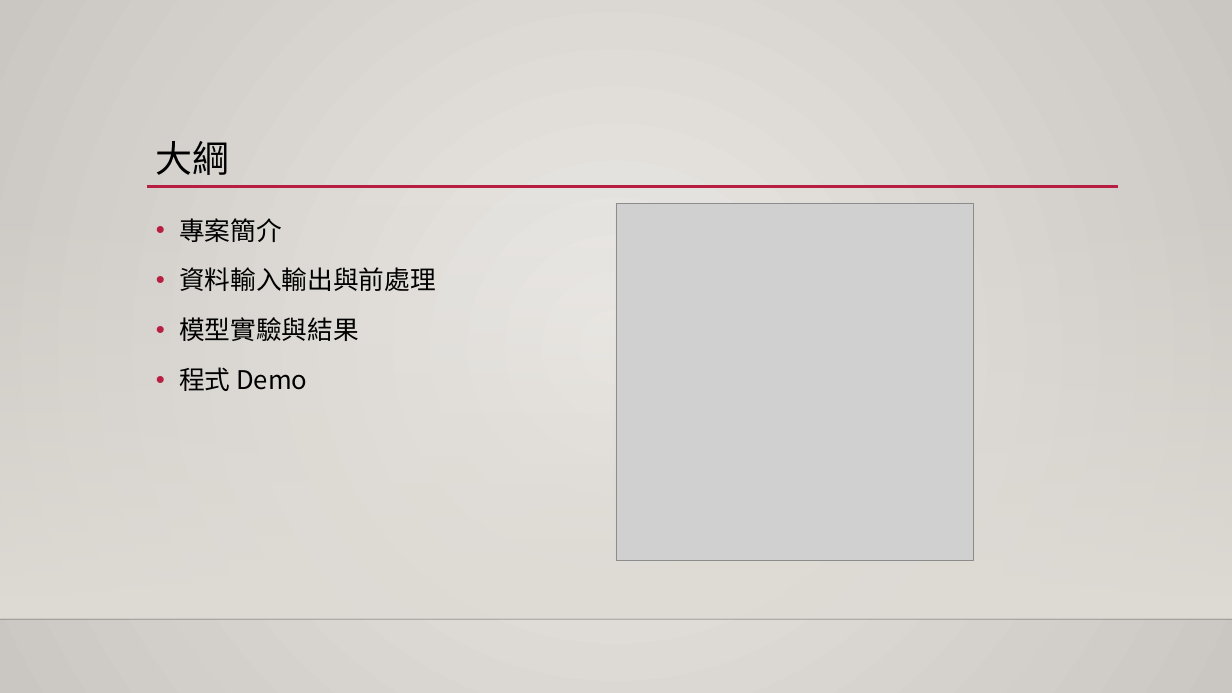
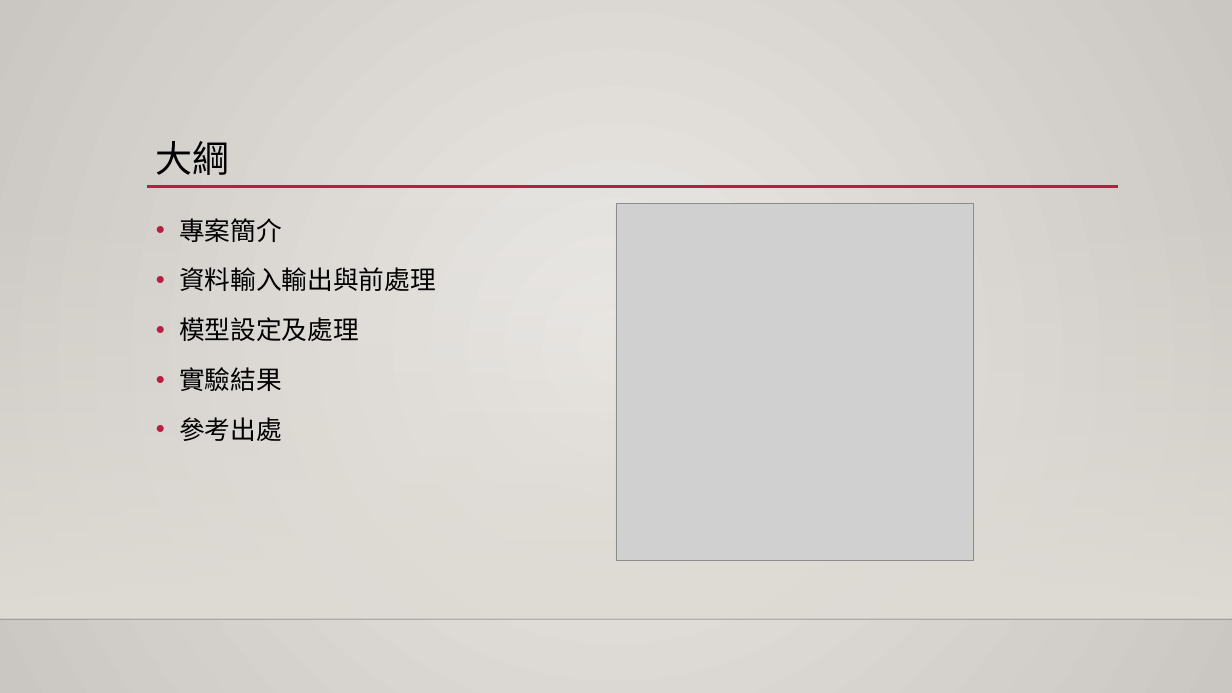
Before and after one commit to 1082-datascience/finalproject-finalproject-1082ds_group3, a slide deck: slide 2 of docs/final_report.pptx. Drawn at 1232x693 pixels with LibreOffice and Linux fonts; fonts in the diff are those of the drawing; grey boxes stand for pictures; background and template pictures are left out. Boxes give left, top, right and bottom in pixels: in the first picture for what was removed or moved away, otherwise in the second. Text is boxed around its words. In the diff, an @@ line names an element or a change of style, - is before the commit and + after.

```diff
--- a/docs/final_report.pptx
+++ b/docs/final_report.pptx
@@ text at box(179, 317, 359, 441): text changed @@
-• 模型實驗與結果
-• 程式 Demo
+• 模型設定及處理
+• 實驗結果
+• 參考出處
```
Also in this commit, not shown: 11 other slides changed, 3 slides added.
